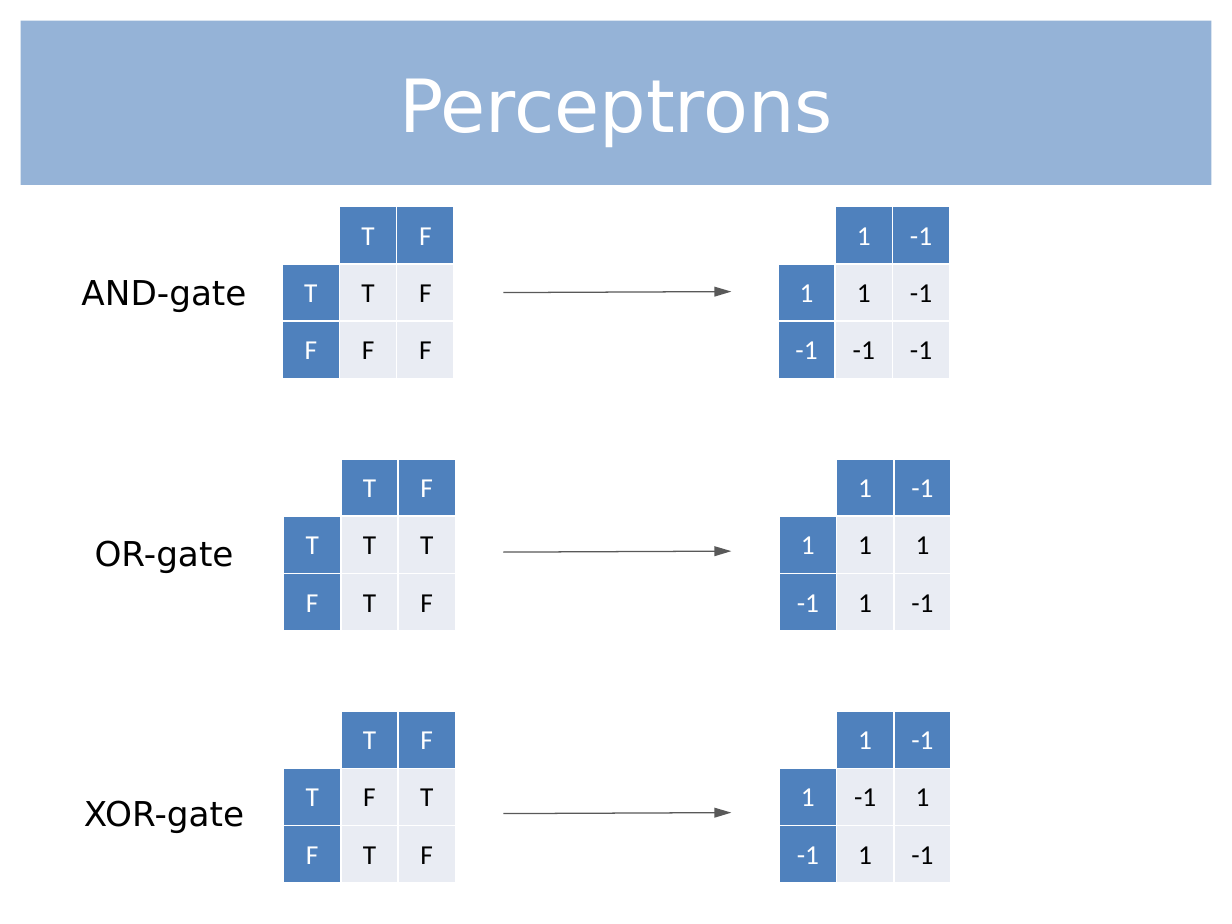
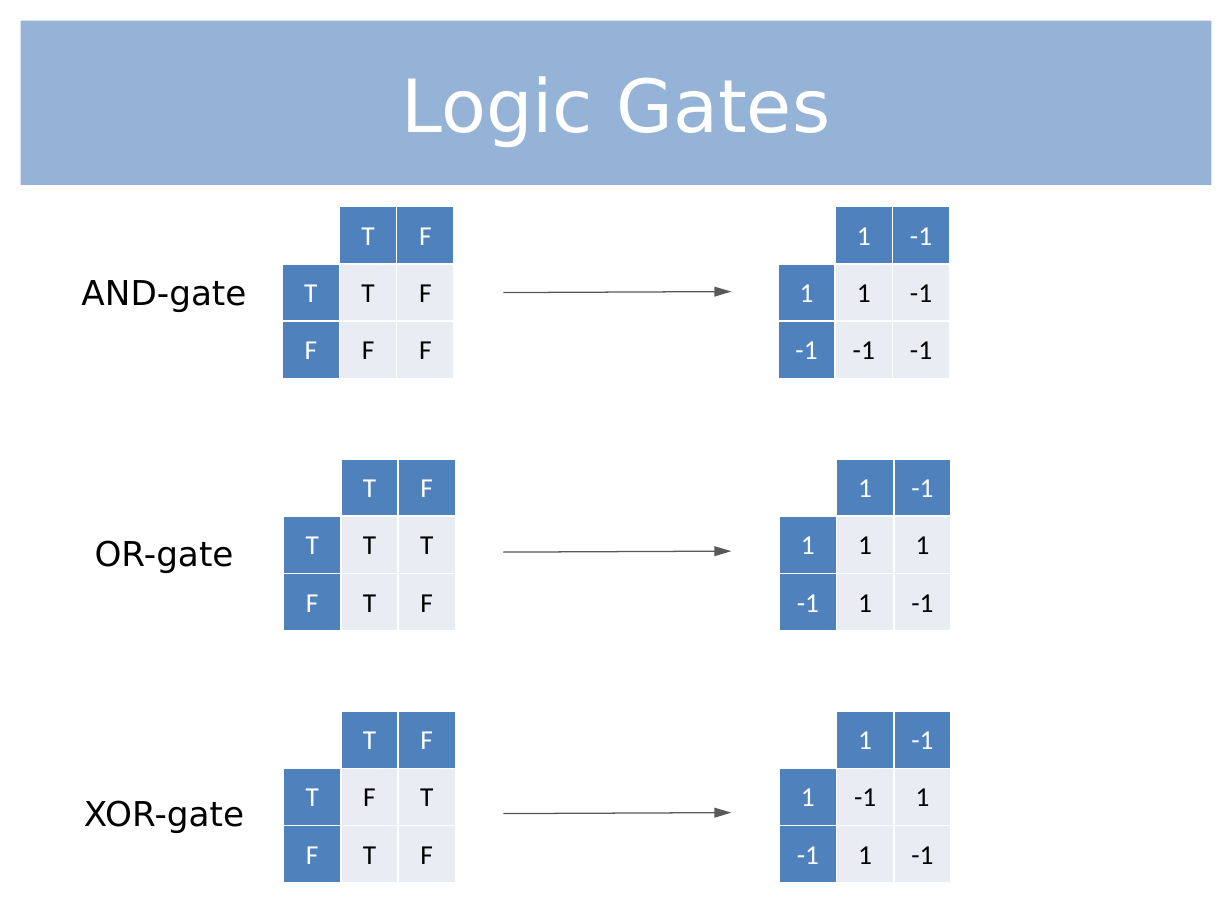
Before and after one commit to BU-PyCon/Meeting-7, a slide deck: slide 4 of AS712_Presentation.pptx. Drawn at 1232x924 pixels with LibreOffice and Linux fonts; fonts in the diff are those of the drawing. Boxes give left, top, right and bottom in pixels: in the first picture for what was removed or moved away, otherwise in the second. Text is boxed around its words. In the diff, an @@ line names an element or a change of style, - is before the commit and + after.

```diff
--- a/AS712_Presentation.pptx
+++ b/AS712_Presentation.pptx
@@ text in rectangle at (x1=402, y1=76, x2=830, y2=147): text changed @@
-Perceptrons
+Logic Gates
```
Also in this commit, not shown: 1 other slide changed.
